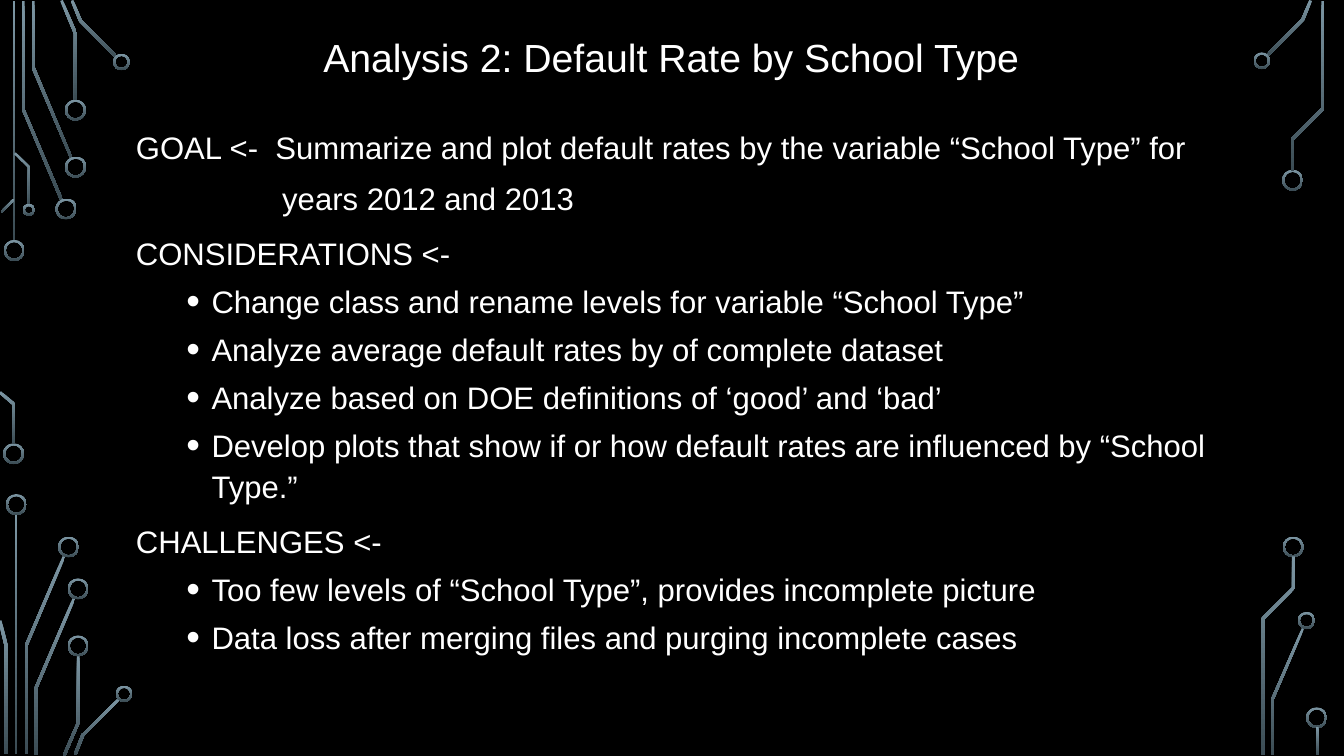
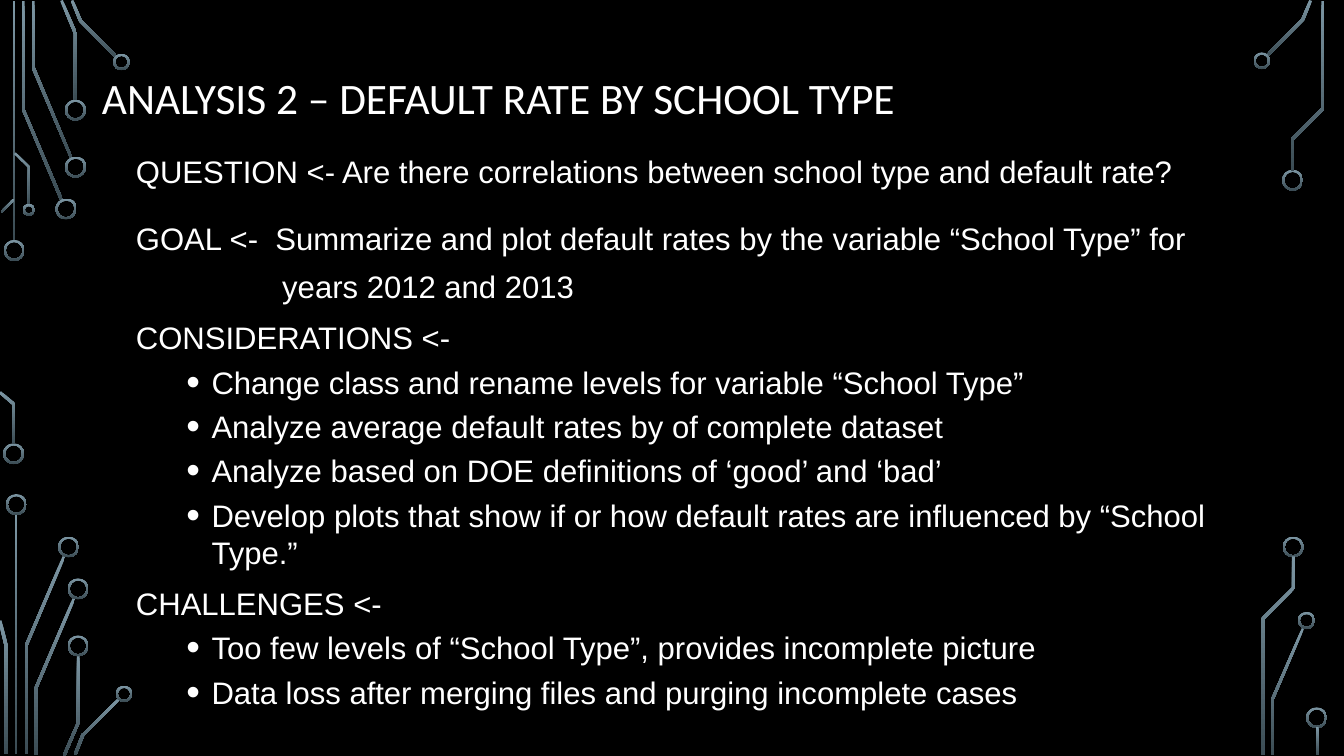
Before and after one commit to matt-pelham/rgang, a slide deck: slide 11 of Default Data Group Project - final version.pptx. Drawn at 1344x756 pixels with LibreOffice and Linux fonts; fonts in the diff are those of the drawing; background and template pictures are left out. Boxes give left, top, right and bottom in pixels: in the first picture for what was removed or moved away, otherwise in the second. Text is boxed around its words. In the diff, an @@ line names an element or a change of style, - is before the commit and + after.

```diff
--- a/Default Data Group Project - final version.pptx
+++ b/Default Data Group Project - final version.pptx
@@ text at <box>102,86,895,115</box>: text changed; size 28 to 31 pt; font Arial to Calibri @@
-Analysis 2: Default Rate by School Type
+ANALYSIS 2 – DEFAULT RATE BY SCHOOL TYPE
@@ text "QUESTION <- Are there correlations ...": place and size @@
-text "QUESTION <- Are there correlations ..." at <box>136,136,1205,656</box>
+text "QUESTION <- Are there correlations ..." at <box>136,160,1205,710</box>
@@ text at <box>136,160,1172,189</box>: paragraph added @@
+QUESTION <- Are there correlations between school type and default rate?
@@ text at <box>136,227,1205,710</box>: line spacing 1 to 0.9; less space between paragraphs; line spacing 1.1 to 1 @@
```
Also in this commit, not shown: 15 other slides changed.
